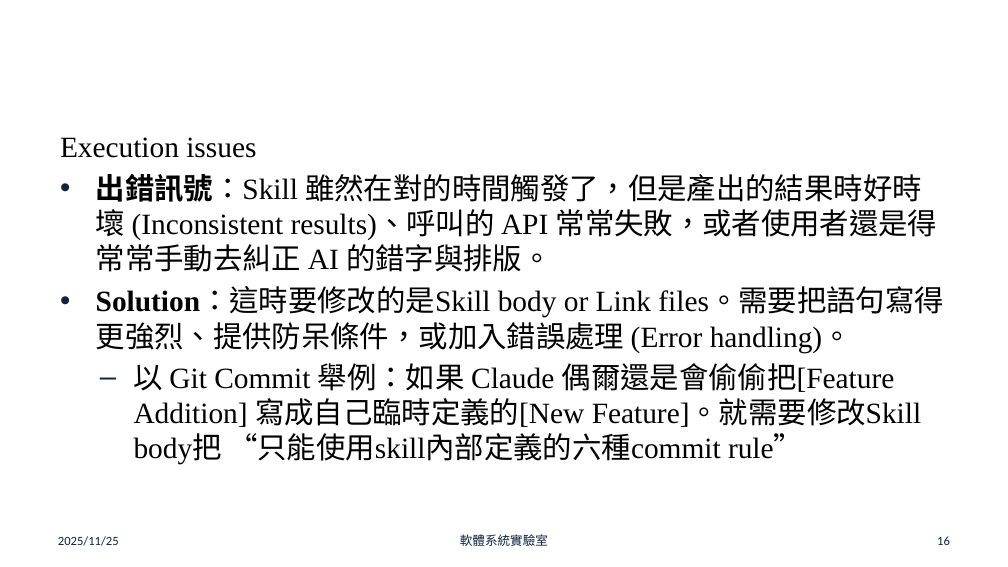
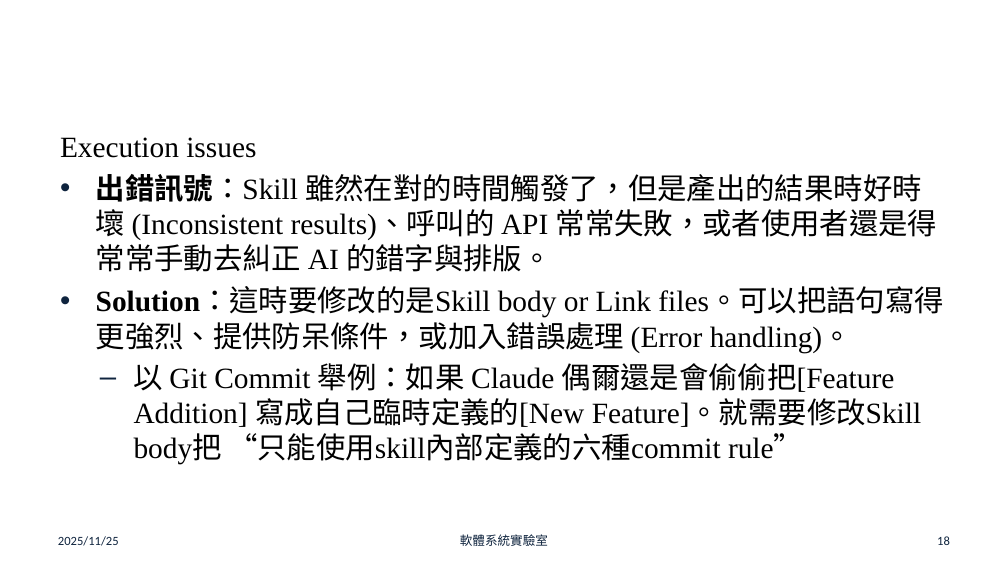
Before and after one commit to chun-wei0413/frank_research, a slide deck: slide 18 of skills/doc/skills-final.pptx (slide 16 before the commit). Drawn at 1008x567 pixels with LibreOffice and Linux fonts; fonts in the diff are those of the drawing; background and template pictures are left out. Boxes give left, top, right and bottom in pixels: in the first picture for what was removed or moved away, otherwise in the second. Text is boxed around its words. In the diff, an @@ line names an element or a change of style, - is before the commit and + after.

```diff
--- a/skills/doc/skills-final.pptx
+++ b/skills/doc/skills-final.pptx
@@ text at <box>96,289,943,353</box>: text changed @@
-• Solution：這時要修改的是Skill body or Link files。需要把語句寫得更強烈、提供防呆條件，或加入錯誤處理 (Error handling)。
+• Solution：這時要修改的是Skill body or Link files。可以把語句寫得更強烈、提供防呆條件，或加入錯誤處理 (Error handling)。
@@ page number at <box>937,536,950,545</box>: text changed @@
-16
+18
```
Also in this commit, not shown: 5 other slides changed, 2 slides added, 27 other files.
